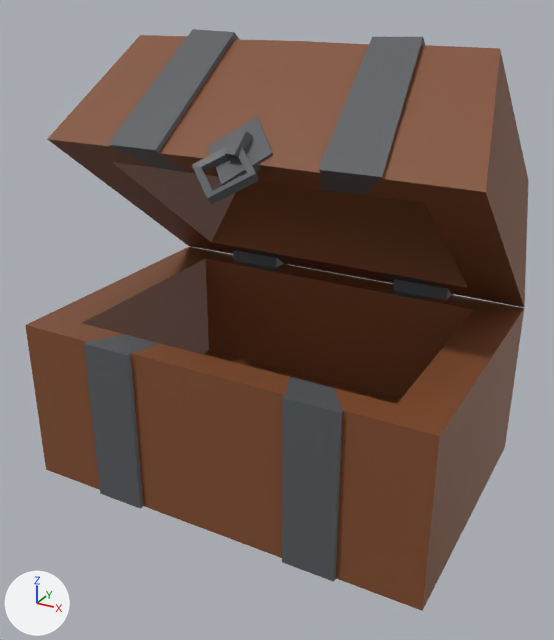
Two versions of the Blender file Assets/Models/Chest.blend, one commit apart.
The view is the same before and after, from a camera (50 mm lens) standing at (0.33, -0.744, 0.464) and looking at (-0.007, -0.132, 0.158). The lights are fixed; the arrows at lower left show +X, +Y and +Z. The older version comes first.
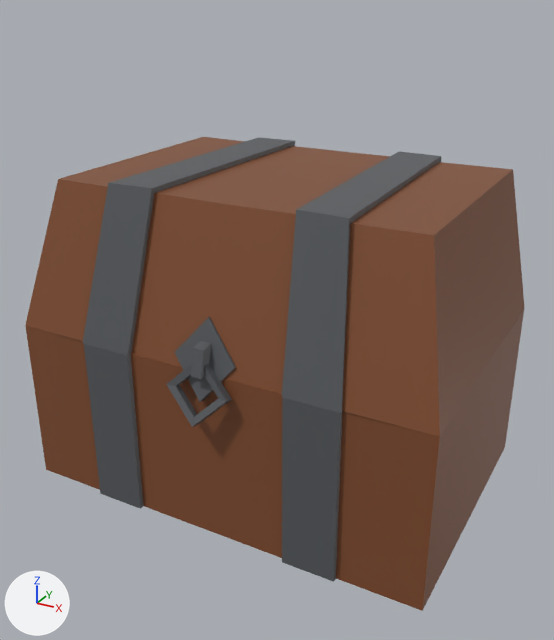
The change, as a list of edits to the scene's bpy script:
```text
Change ob_cube:
    ob_cube.rotation_euler: (-0.656, 0.0, 0.0) -> (0.00239, 0.0, 0.0)  # degrees (-38, 0, 0) -> degrees (0.1, 0, 0)
```

Pixel boxes (x1, y1, x2, y2) of what changed, in the pictures (554 x 640 px):
'Cube', turned: before (47, 29, 529, 307); after (26, 137, 524, 436)
